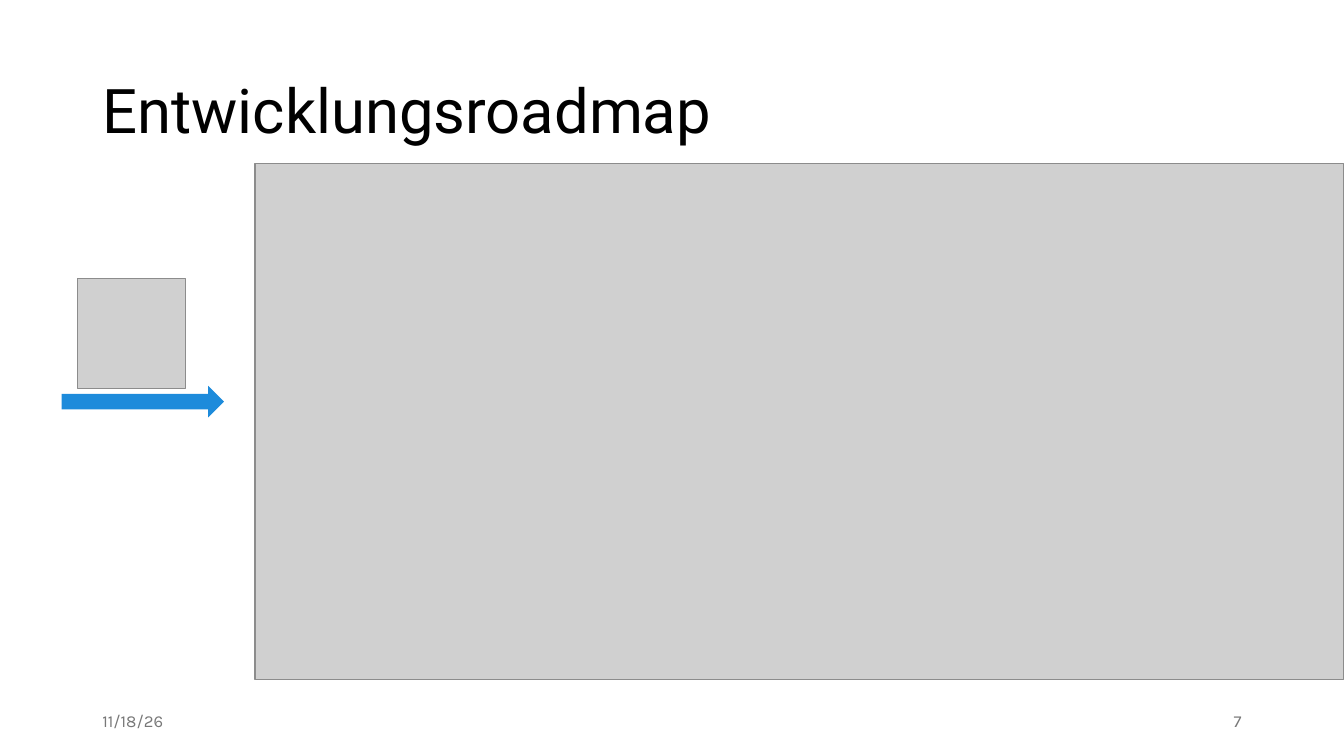
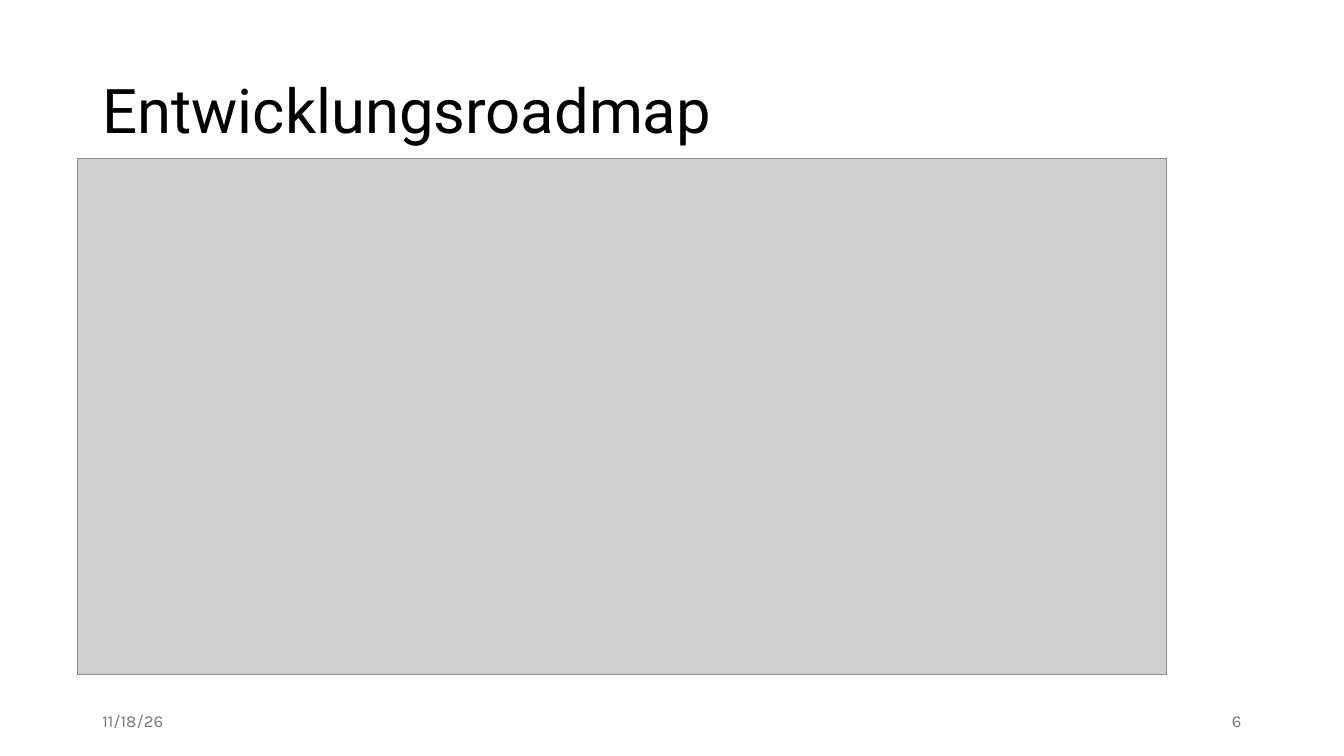
Before and after one commit to edgar-treischl/dash-zhv, a slide deck: slide 6 of docs/zhv_intro.pptx (slide 7 before the commit). Drawn at 1344x756 pixels with LibreOffice and Linux fonts; fonts in the diff are those of the drawing; grey boxes stand for pictures. Boxes give left, top, right and bottom in pixels: in the first picture for what was removed or moved away, otherwise in the second. Text is boxed around its words. In the diff, an @@ line names an element or a change of style, - is before the commit and + after.

```diff
--- a/docs/zhv_intro.pptx
+++ b/docs/zhv_intro.pptx
@@ picture: place and size @@
-picture at bbox=[255, 163, 1344, 680]
+picture at bbox=[78, 158, 1167, 675]
@@ picture removed at bbox=[78, 279, 185, 389] @@
@@ right arrow removed at bbox=[63, 388, 223, 414] @@
@@ page number at bbox=[1232, 716, 1242, 727]: text changed @@
-7
+6
```
Also in this commit, not shown: 7 other slides changed, 1 slide removed.
